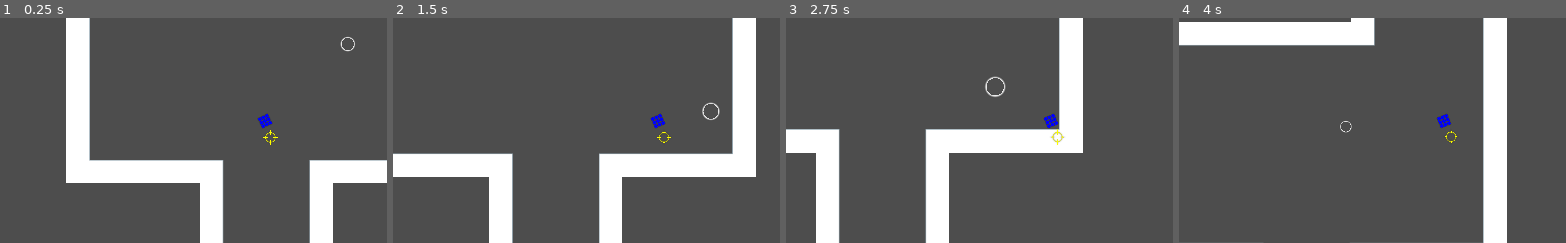
Above: before the commit, frames 1-4 (left to right).
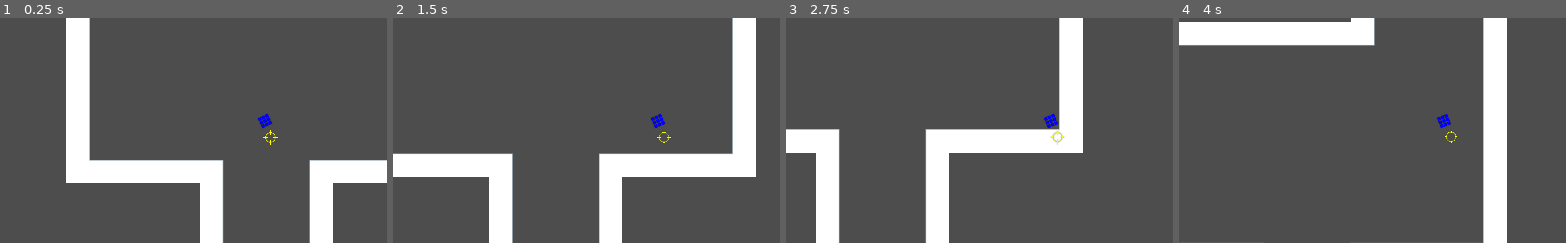
Above: after the commit, the same moments.

Repository: sebszczec/Bambo
Game: Godot game, scene res://scenes/world.tscn
Two runs of this game, one before a commit and one after it. Both use one fixed random seed, a clock stepped at 60 frames per second and the inputs below.
Inputs:
- Up to frame 1 (0.25 s): no input
- Up to frame 2 (1.5 s): hold Right (ui_right) 0.53-1.28 s; hold Down (ui_down) from 1.28 s (still down)
- Up to frame 3 (2.75 s): release Down (ui_down) at 2.03 s; hold Right (ui_right) from 2.03 s (still down)
- Up to frame 4 (4 s): release Right (ui_right) at 2.78 s; hold Up (ui_up) 2.78-3.53 s; hold Left (ui_left) from 3.53 s (still down)
The pictures show only the part of the screen within x 14-64%, y 27-77%; the shares and areas given below are measured in that part.

The runs differ from the first frame. In frame 1, less than 0.1% of the frame differs, in the area x 87-92%, y 8-16%; in frame 2, less than 0.1%; in frame 3, 0.1%, in the area x 51-57%, y 25-36%; in frame 4, less than 0.1%.

Commit message:
Enemy is now following the path

Diff:
--- a/scenes/ball_enemy.tscn
+++ b/scenes/ball_enemy.tscn
@@ -15,6 +15,7 @@
 shape = SubResource("CircleShape2D_2h81d")
 
 [node name="Sprite2D" type="Sprite2D" parent="."]
+modulate = Color(1, 0, 0, 1)
 scale = Vector2(0.05, 0.05)
 texture = ExtResource("2_r5nxe")
 
--- a/scenes/bullet.tscn
+++ b/scenes/bullet.tscn
@@ -20,6 +20,6 @@
 texture = ExtResource("2_qlikn")
 
 [node name="LifeTimer" type="Timer" parent="."]
-wait_time = 2.0
+wait_time = 0.5
 
 [connection signal="timeout" from="LifeTimer" to="." method="_on_life_timer_timeout"]
--- a/scenes/world.tscn
+++ b/scenes/world.tscn
@@ -1,7 +1,8 @@
-[gd_scene load_steps=7 format=3 uid="uid://3r5m53y3clh3"]
+[gd_scene load_steps=9 format=3 uid="uid://3r5m53y3clh3"]
 
 [ext_resource type="PackedScene" uid="uid://cl0ta7xxx5arv" path="res://scenes/player.tscn" id="1_6neka"]
 [ext_resource type="Script" path="res://InputHandler.gd" id="1_af6i4"]
+[ext_resource type="Script" path="res://scripts/BallPath1.gd" id="4_cb15p"]
 [ext_resource type="Texture2D" uid="uid://7s707r00yl0c" path="res://resources/tilemaps/tile_map1.png" id="4_dmakd"]
 [ext_resource type="PackedScene" uid="uid://ca6sxsibqlyef" path="res://scenes/ball_enemy.tscn" id="4_wk6ft"]
 
@@ -135,6 +136,12 @@
 physics_layer_0/collision_mask = 0
 sources/0 = SubResource("TileSetAtlasSource_3aoy2")
 
+[sub_resource type="Curve2D" id="Curve2D_hmexb"]
+_data = {
+"points": PackedVector2Array(0, 0, 0, 0, 1376, -130, 0, 0, 0, 0, 1376, -300, 0, 0, 0, 0, 1546, -300, 0, 0, 0, 0, 1546, -130, 0, 0, 0, 0, 1376, -130)
+}
+point_count = 5
+
 [node name="World" type="Node2D"]
 
 [node name="InputHandler" type="Node" parent="."]
@@ -152,7 +159,16 @@
 format = 2
 layer_0/tile_data = PackedInt32Array(1245200, 327680, 3, 1245203, 458752, 3, 1245202, 393216, 3, 1245201, 393216, 3, 11 …(60569 unchanged characters)…
 
-[node name="BallEnemy" parent="." instance=ExtResource("4_wk6ft")]
-position = Vector2(675, 193)
+[node name="BallPath1" type="Path2D" parent="."]
+curve = SubResource("Curve2D_hmexb")
+script = ExtResource("4_cb15p")
+
+[node name="PathFollow2D" type="PathFollow2D" parent="BallPath1"]
+position = Vector2(1376, -130)
+rotation = -1.5708
+
+[node name="BallEnemy" parent="BallPath1/PathFollow2D" instance=ExtResource("4_wk6ft")]
+position = Vector2(0, 4.37117e-08)
+rotation = 1.5708
 
 [connection signal="timeout" from="InputHandler/ShootingTimer" to="InputHandler" method="_on_shooting_timer_timeout"]
--- a/scripts/BallEnemy.gd
+++ b/scripts/BallEnemy.gd
@@ -27,11 +27,11 @@
 
 	collisionShape.shape.radius = collisionShape.shape.radius + collisionShapeResizeSpeed * resizeFactor * delta
 
-	velocity = velocity.move_toward(velocity.normalized() * Speed, Acceleration)
-	var collision = move_and_collide(velocity)
-
-	if collision != null:
-		velocity = velocity.bounce(collision.get_normal())
+	#velocity = velocity.move_toward(velocity.normalized() * Speed, Acceleration)
+	#var collision = move_and_collide(velocity)
+	#
+	#if collision != null:
+		#velocity = velocity.bounce(collision.get_normal())
 
 
 func _on_resize_timer_timeout():
--- /dev/null
+++ b/scripts/BallPath1.gd
@@ -0,0 +1,9 @@
+extends Path2D
+
+@onready var path = $PathFollow2D
+
+@export var Speed = 100
+
+# Called when the node enters the scene tree for the first time.
+func _physics_process(delta):
+	path.progress = path.progress + Speed * delta
